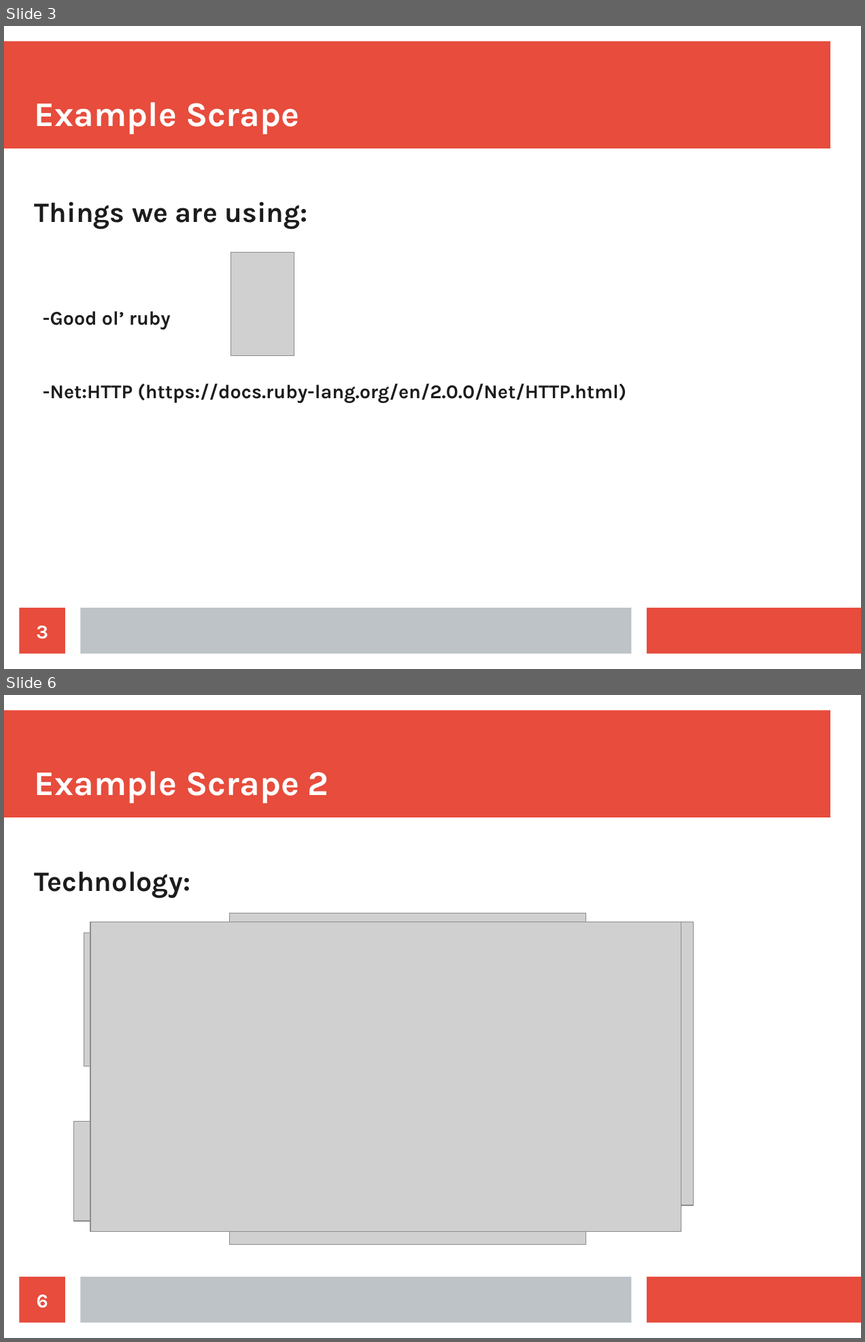
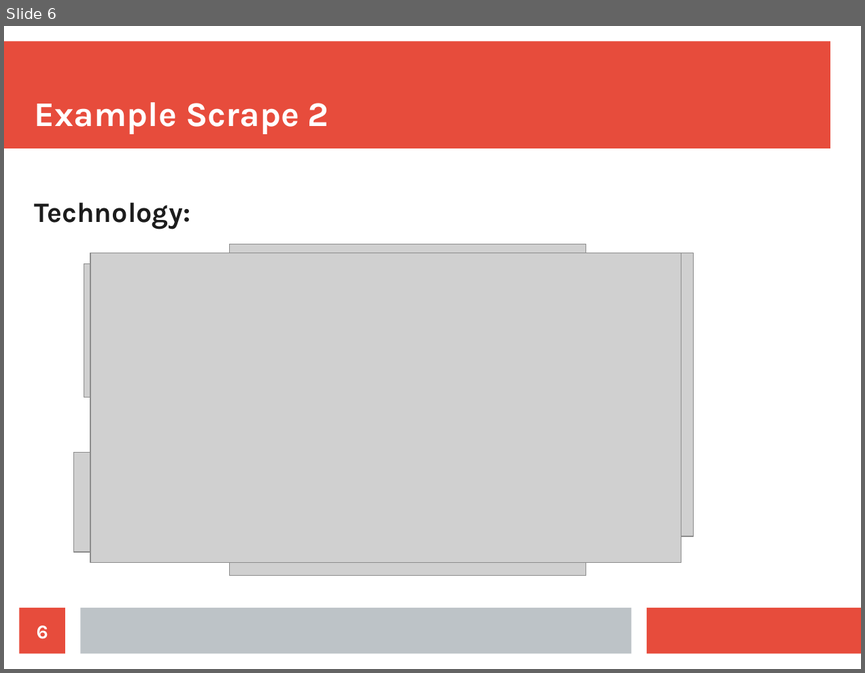
Before and after one commit to Lewington-pitsos/web_scraping_presentation, a slide deck: web_scraping.odp. Shown one above the other, each under a label of ours: slides 3 and 6 before the commit, slide 6 after it; the slides between them are not shown. The pictures are 865x1342 and 865x673 pixels, drawn with LibreOffice and Linux fonts; fonts in the diff are those of the drawing; grey boxes stand for pictures. Boxes give left, top, right and bottom in pixels: in the first picture for what was removed or moved away, otherwise in the second. Text is boxed around its words. In the diff, an @@ line names an element or a change of style, - is before the commit and + after.

```diff
--- a/web_scraping.odp
+++ b/web_scraping.odp
@@ slide 3 removed at (4,26,861,669), background #FFFFFF; not listed: 3 template elements that a slide beside it also shows @@
@@ title removed at (35,102,299,134) @@
-Example Scrape
@@ text removed at (35,201,307,229) @@
-Things we are using:
@@ picture removed at (231,252,295,356) @@
@@ text removed at (43,311,171,329) @@
--Good ol’ ruby
@@ text removed at (43,383,626,403) @@
--Net:HTTP (https://docs.ruby-lang.org/en/2.0.0/Net/HTTP.html)
@@ page number removed at (20,607,65,654) @@
-3
```
Also in this commit, not shown: 3 slides changed, 3 slides added, 3 other slides removed, 26 other files.
